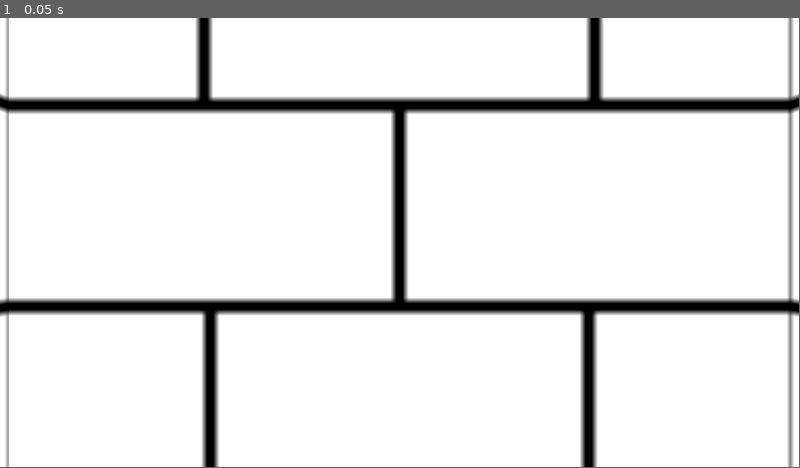
Above: before the commit, frame 1.
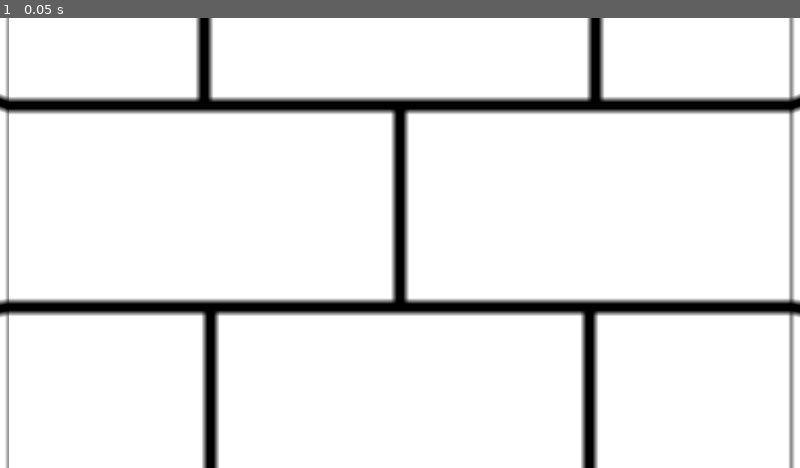
Above: after the commit, the same moment.

Repository: Juksuu/FGJ2026
Game: Godot game, scene res://scenes/juksu_testing.tscn
Two runs of this game, one before a commit and one after it. Both use one fixed random seed, a clock stepped at 60 frames per second and the inputs below.
Inputs:
- Up to frame 1 (0.05 s): no input
In our replay, the window is 799x449 before the commit and 800x450 after it. These sizes can differ from the game's own. Grey fills any space a smaller window leaves; there, only what the larger window draws over its background counts as a difference.

The runs differ from the first frame. In frame 1, 3.7% of the frame differs, in the area x 0-100%, y 0-100%.

Commit message:
base for map gen script

Diff:
--- a/level_data/level_0.json
+++ b/level_data/level_0.json
@@ -7,8 +7,8 @@
 		["#","#","#","#","#","#","#","#","#","#","#","#","#"],
 	],
 	"doors":[
-		{"from": [4,2], "to": [5,2], "keys": ["option1"]}
-		{"from": [6,2], "to": [7,2], "keys": ["option1", "vert"]}
+		{"from": [4,2], "to": [5,2], "keys": ["option1"]},
+		{"from": [6,2], "to": [7,2], "keys": ["option1", "vert"]},
 	],
 	"masks":[
 		{"pos": [2,2],"type": "chroma", "id": "option1"},
--- a/project.godot
+++ b/project.godot
@@ -17,8 +17,9 @@
 
 [display]
 
-window/size/viewport_width=1920
-window/size/viewport_height=1080
+window/size/viewport_width=1280
+window/size/viewport_height=720
+window/stretch/mode="viewport"
 window/stretch/aspect="keep_width"
 
 [physics]
--- /dev/null
+++ b/scenes/cooler_test.tscn
@@ -0,0 +1,7 @@
+[gd_scene format=3 uid="uid://cpohw55qqeuc6"]
+
+[ext_resource type="Script" uid="uid://d2himnsgte42k" path="res://scripts/mapGenerator.gd" id="1_mxd5j"]
+
+[node name="CoolerTest" type="Node3D" unique_id=947194329]
+script = ExtResource("1_mxd5j")
+level_0_Data = "res://level_data/level_0.json"
--- /dev/null
+++ b/scripts/mapGenerator.gd
@@ -0,0 +1,35 @@
+extends Node
+const room_prefab: PackedScene = preload("res:///prefabs/room.tscn")
+#var level_0_data_path = "res://level_data/level_0.json"
+@export_file("*.json") var level_0_Data;
+
+const SIZE_X = 128
+const SIZE_Z = 128
+const map_cols = []
+const map_rows = []
+
+# Called when the node enters the scene tree for the first time.
+func _ready() -> void:
+	print("loading")
+	loadLevel(0)
+
+
+# Called every frame. 'delta' is the elapsed time since the previous frame.
+func _process(delta: float) -> void:
+	pass
+
+func loadLevel(level: int) -> void:
+	var json_as_text = FileAccess.get_file_as_string(level_0_Data)
+	var level_data = JSON.parse_string(json_as_text)
+	print(level_data)
+	for y in level_data.rooms.size():
+		var rooms = level_data.rooms[y]
+		for x in rooms.size():
+			var room_info = rooms[x]
+			var room = room_prefab.instantiate()
+			room.transform.origin.x = x * SIZE_X
+			room.transform.origin.z = y * SIZE_Z
+			if room_info == "#":
+				print("empty")
+			else:
+				print(room_info)
Not shown, added: scripts/mapGenerator.gd.uid
